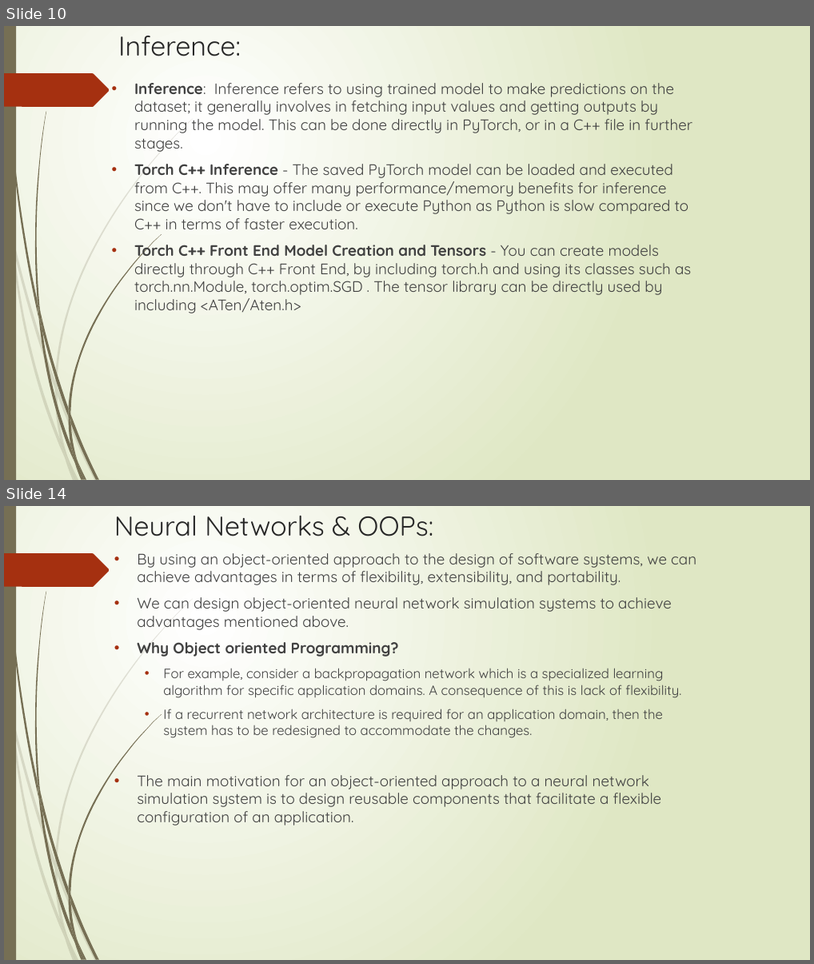
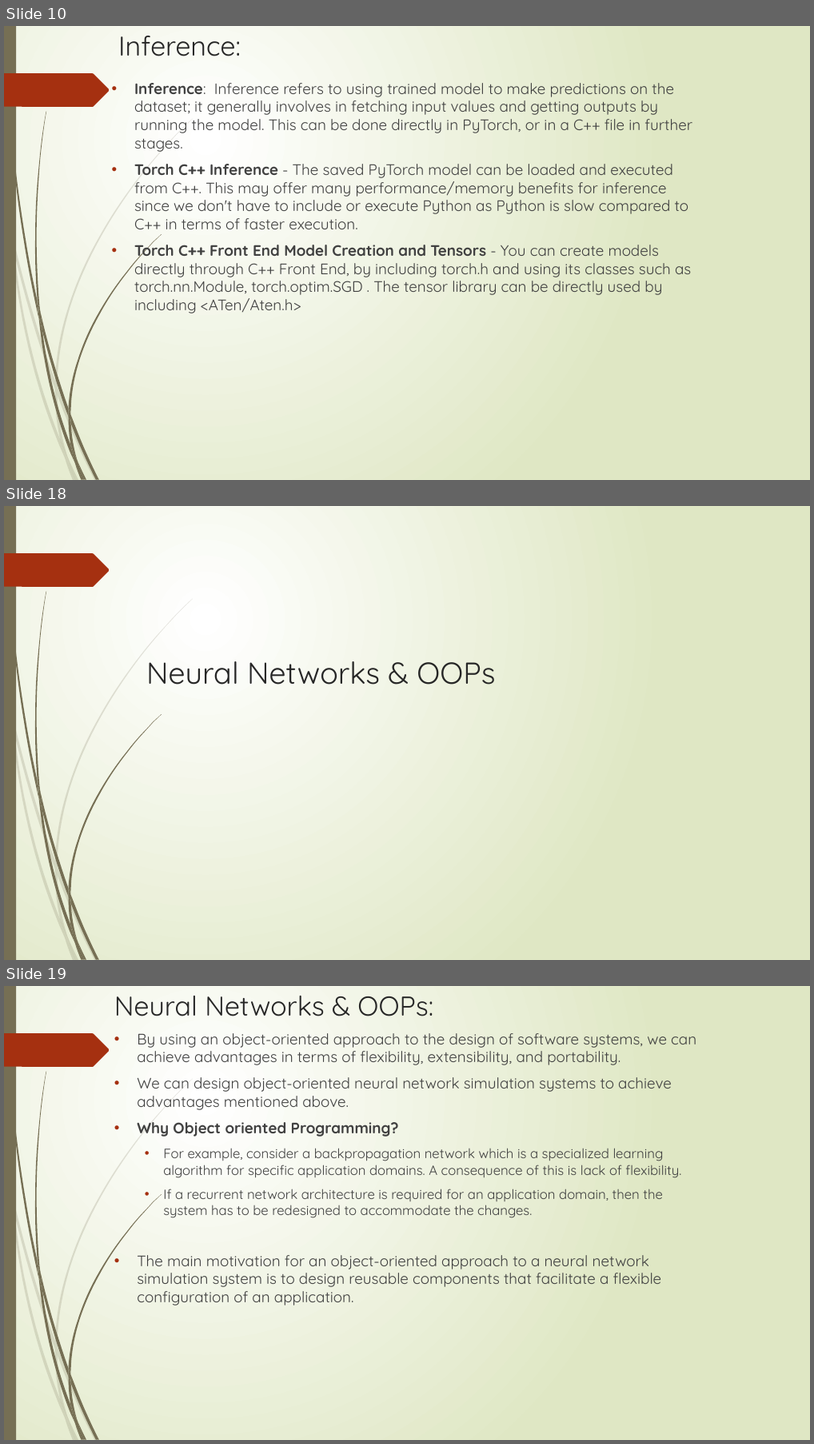
Before and after one commit to DivJAth/OOADPytorch, a slide deck: Grad_Presentation.pptx. Shown one above the other, each under a label of ours: slides 10 and 14 before the commit, slides 10, 18 and 19 after it; the slides between them are not shown. The pictures are 814x964 and 814x1444 pixels, drawn with LibreOffice and Linux fonts; fonts in the diff are those of the drawing. Boxes give left, top, right and bottom in pixels: in the first picture for what was removed or moved away, otherwise in the second. Text is boxed around its words. In the diff, an @@ line names an element or a change of style, - is before the commit and + after.

```diff
--- a/Grad_Presentation.pptx
+++ b/Grad_Presentation.pptx
@@ slide 18 added at (4,506,810,960), background gradient #FFFFFF to #DFE8C4; not listed: 24 template elements that a slide beside it also shows @@
@@ title added at (146,661,495,684), 36 pt, text #262626 @@
+Neural Networks & OOPs
@@ what was slide 14 is now slide 19 @@
```
Also in this commit, not shown: 2 slides changed, 8 other slides added, 2 slides removed, 1 other file.
